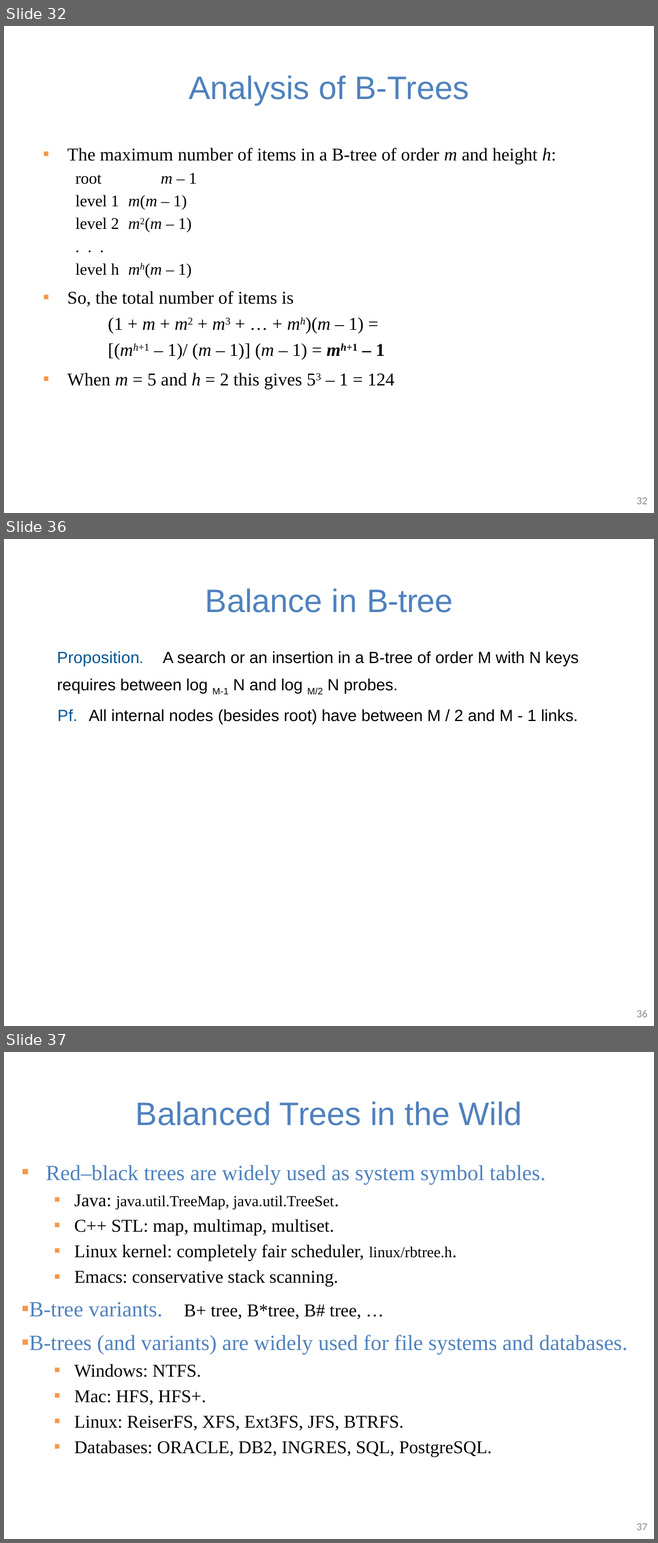
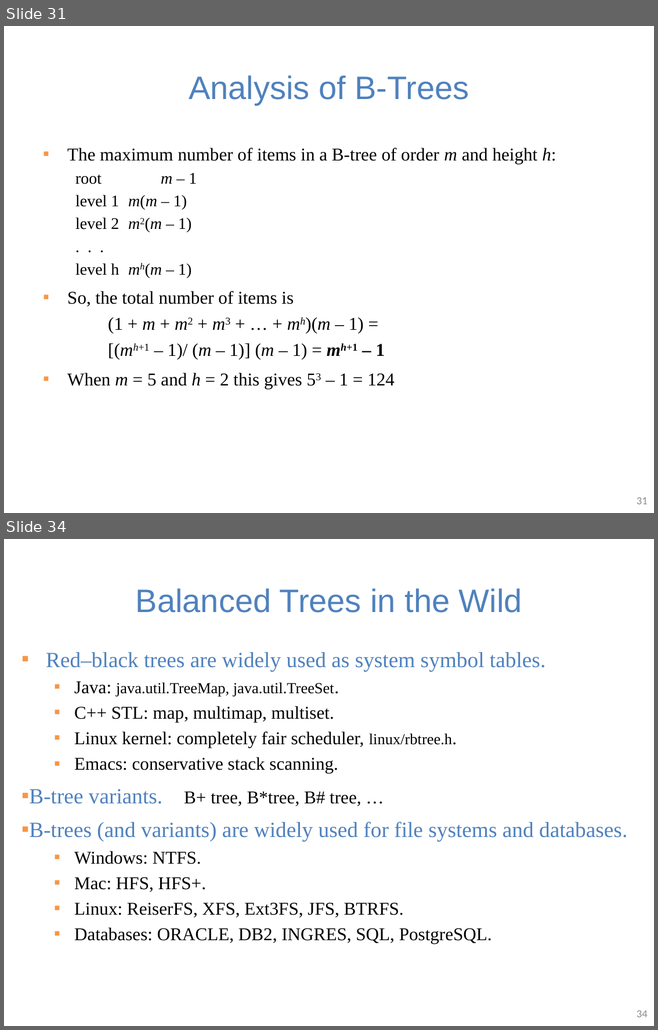
Before and after one commit to guhofstra/CSC111Fa25, a slide deck: PPTs/Lecture 10-2-3 trees B trees.pptx. Shown one above the other, each under a label of ours: slides 32, 36 and 37 before the commit, slides 31 and 34 after it; the slides between them are not shown. The pictures are 658x1543 and 658x1030 pixels, drawn with LibreOffice and Linux fonts; fonts in the diff are those of the drawing. Boxes give left, top, right and bottom in pixels: in the first picture for what was removed or moved away, otherwise in the second. Text is boxed around its words. In the diff, an @@ line names an element or a change of style, - is before the commit and + after.

```diff
--- a/PPTs/Lecture 10-2-3 trees B trees.pptx
+++ b/PPTs/Lecture 10-2-3 trees B trees.pptx
@@ slide 36 removed at <box>4,539,654,1026</box>, background #FFFFFF @@
@@ title removed at <box>205,588,452,613</box> @@
-Balance in B-tree
@@ text removed at <box>57,651,579,694</box> @@
-Proposition. A search or an insertion in a B-tree of order M with N keys requires between log M-1 N and log M/2 N probes.
@@ text removed at <box>57,709,578,724</box> @@
-Pf. All internal nodes (besides root) have between M / 2 and M - 1 links.
@@ page number removed at <box>636,1010,647,1017</box> @@
-36
@@ what was slide 32 is now slide 31 @@
@@ page number at <box>636,498,647,504</box>: text changed @@
-32
+31
@@ what was slide 37 is now slide 34 @@
@@ page number at <box>636,1011,647,1017</box>: text changed @@
-37
+34
```
Also in this commit, not shown: 10 slides changed, 2 other slides removed, 1 other file.
